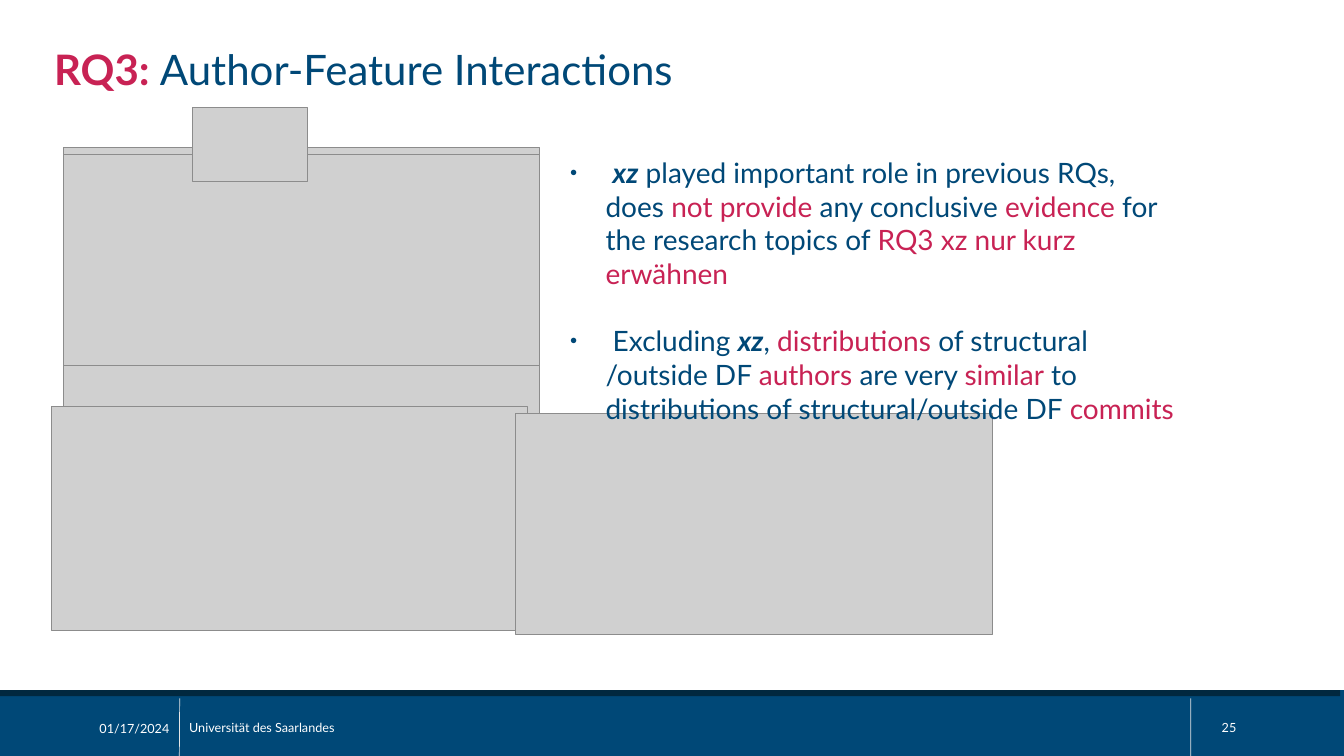
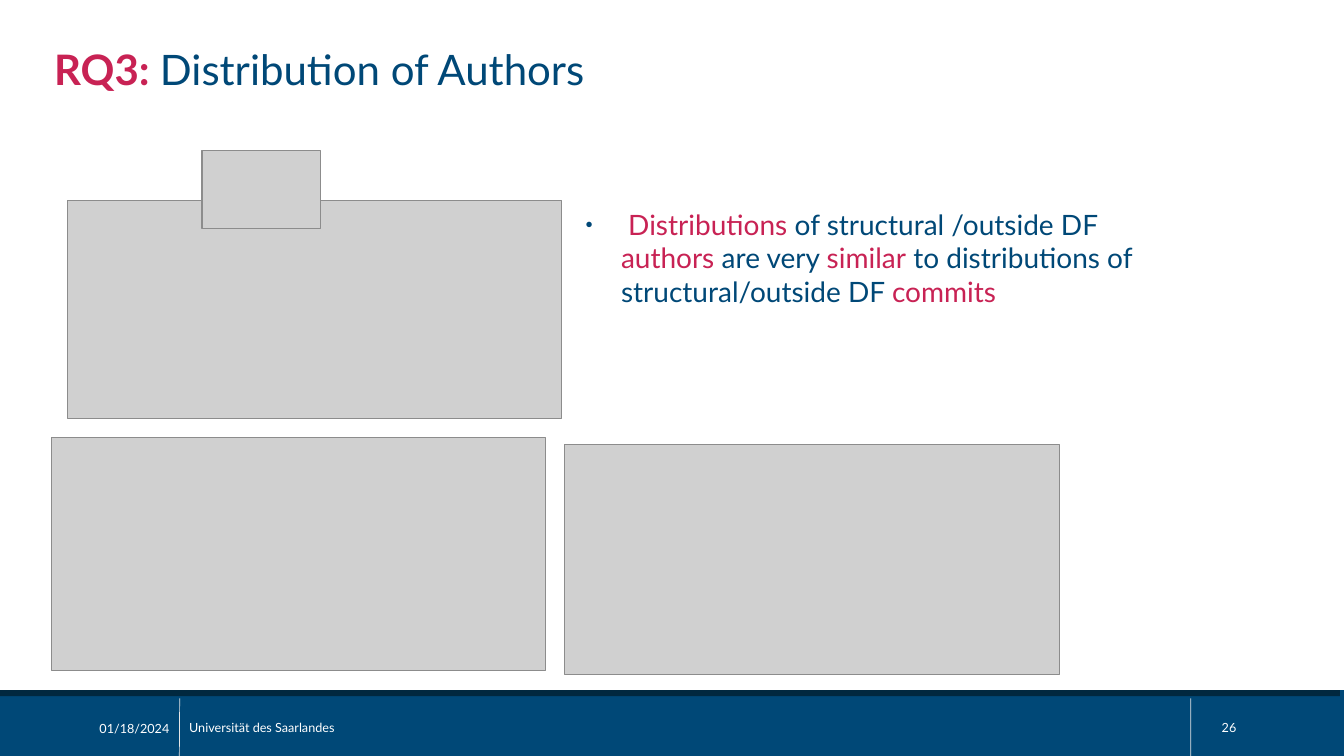
Before and after one commit to sisteu56/bachelor, a slide deck: slide 26 of pres/bachelor_thesis_pres.odp (slide 25 before the commit). Drawn at 1344x756 pixels with LibreOffice and Linux fonts; fonts in the diff are those of the drawing; grey boxes stand for pictures. Boxes give left, top, right and bottom in pixels: in the first picture for what was removed or moved away, otherwise in the second. Text is boxed around its words. In the diff, an @@ line names an element or a change of style, - is before the commit and + after.

```diff
--- a/pres/bachelor_thesis_pres.odp
+++ b/pres/bachelor_thesis_pres.odp
@@ text at [54,54,584,91]: text changed @@
-RQ3: Author-Feature Interactions
+RQ3: Distribution of Authors
@@ picture removed at [64,155,539,366] @@
@@ picture: place and size @@
-picture at [193,107,307,181]
+picture at [202,151,321,229]
@@ picture: place and size @@
-picture at [64,147,539,416]
+picture at [68,201,562,418]
@@ text at [621,214,1132,304]: text changed @@
-● xz played important role in previous RQs, does not provide any conclusive evidence for the research topics of RQ3 xz nur kurz erwähnen
-● Excluding xz, distributions of structural /outside DF authors are very similar to distributions of structural/outside DF commits
+● Distributions of structural /outside DF authors are very similar to distributions of structural/outside DF commits
@@ picture: place and size @@
-picture at [51,407,527,631]
+picture at [51,438,545,670]
@@ picture: place and size @@
-picture at [516,414,992,635]
+picture at [565,445,1059,674]
@@ text at [99,724,169,734]: text changed @@
-01/17/2024
+01/18/2024
@@ page number at [1222,723,1237,732]: text changed @@
-25
+26
```
Also in this commit, not shown: 24 other slides changed, 4 slides added, 1 slide removed, 1 other file.
